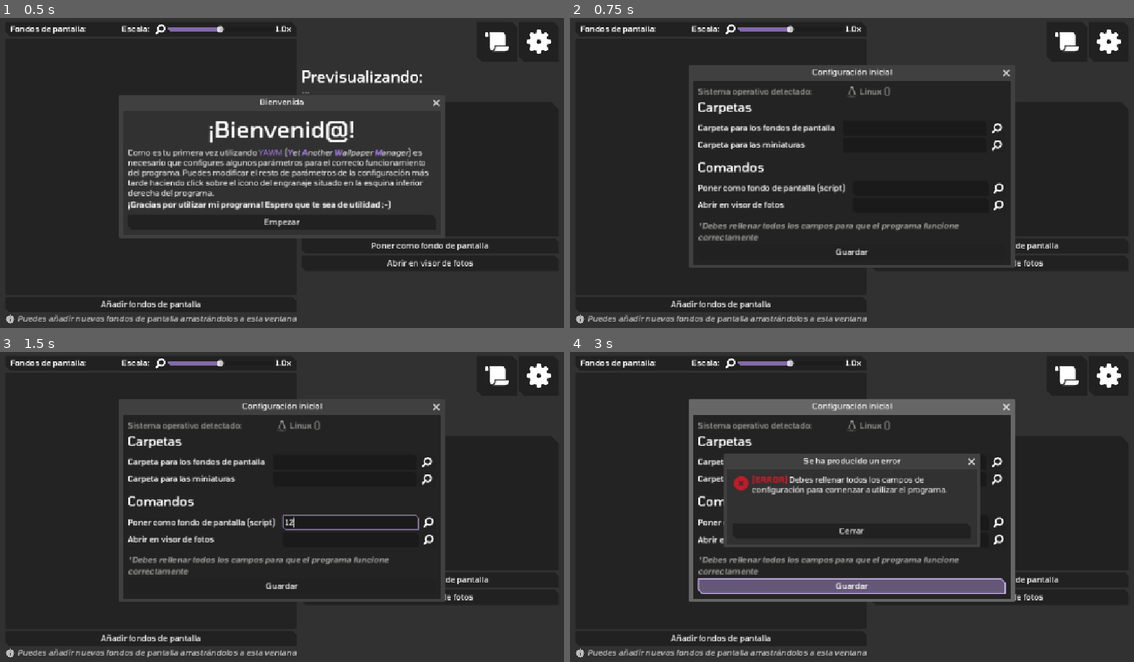
Above: before the commit, frames 1-4 (two rows, left to right).
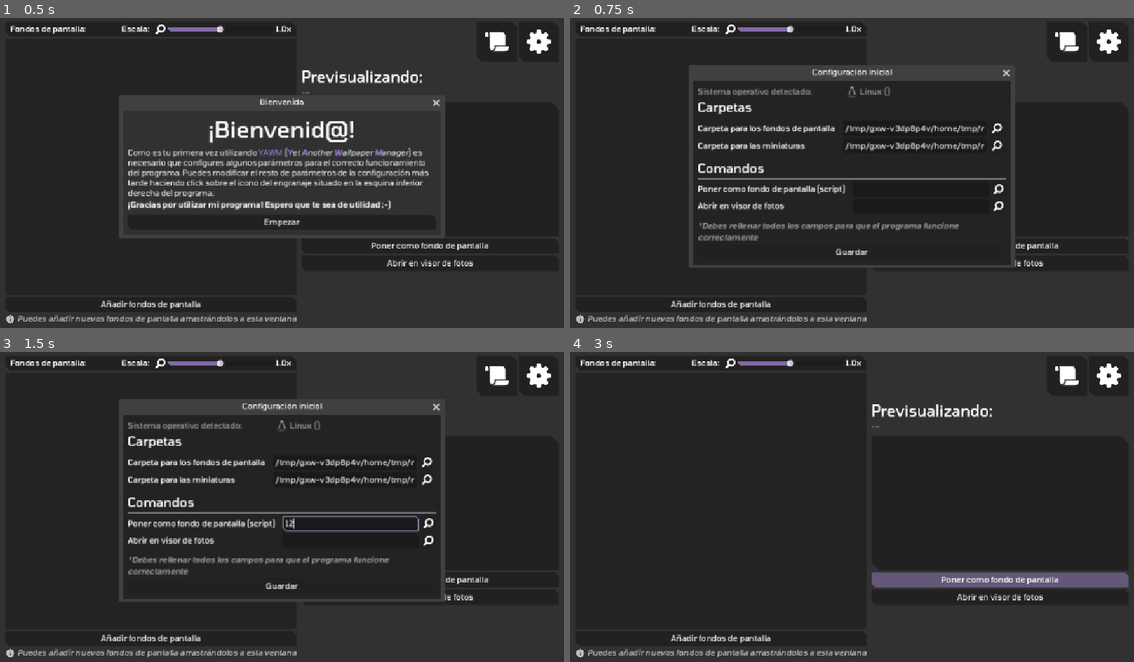
Above: after the commit, the same moments.

Repository: m0xn/yawm
Game: Godot game, scene res://scenes/Main.tscn
Same seed, same stepped clock (60 frames per second), same inputs: the game is played once before the commit and once after it.
Inputs (mouse positions are in pixels of both pictures, inside the frame that each line leads up to):
- Up to frame 1 (0.5 s): no input
- Up to frame 2 (0.75 s): click "Empezar" at 0.5 s
- Up to frame 3 (1.5 s): click (349, 522) at 1.27 s; type "12" at 1.35 s
- Up to frame 4 (3 s): click (919, 538) at 1.5 s; type "12" at 1.58 s; click "Añadir fondos de pantalla" at 2 s; click "Poner como fondo de pantalla" at 2.75 s

Frame 1 is identical in both runs. In frame 2, 2.3% of the frame differs, in the area x 22-78%, y 34-63%; in frame 3, 2.9%; in frame 4, 14%, in the area x 21-100%, y 15-81%.

Commit message:
Added default directories (on "user://") for each field
To make the program easier to use, it creates 3 folders matching
the three different fields that appear under the Directories section
on settings. Those can be overwritten for user-created directories.

Diff:
--- a/scripts/settings_panels/dir_section_controller.gd
+++ b/scripts/settings_panels/dir_section_controller.gd
@@ -16,9 +16,22 @@
 	return true
 
 func _ready() -> void:
-	$EnablePrvwProcessingCB.button_down.connect(func ():
-		$PrvwDirVBC.call("hide" if $PrvwDirVBC.visible else "show")
-		AppData.settings.set_value("dirs", "enable_prvw_processing", not AppData.settings.get_value("dirs", "enable_prvw_processing"))
+	%WpsDirLE.text = AppData.settings.get_value("dirs", "wps_dir")
+	%ThumbsDirLE.text = AppData.settings.get_value("dirs", "thumbs_dir")
+	%PrvwDirLE.text = AppData.settings.get_value("dirs", "prvw_dir")
+
+	for dir_name in ["wps_dir", "thumbs_dir", "prvw_dir"]:
+		if AppData.settings.get_value("dirs", dir_name) == "":
+			if not DirAccess.dir_exists_absolute("user://" + dir_name):
+				DirAccess.make_dir_absolute("user://" + dir_name)
+
+			var default_path = OS.get_user_data_dir().path_join(dir_name)
+			get_node("%%%sLE" % dir_name.to_pascal_case()).text = default_path
+			AppData.settings.set_value("dirs", dir_name, default_path)
+
+	$EnablePrvwProcessingCB.toggled.connect(func (toggled_on):
+		$PrvwDirVBC.call("show" if toggled_on else "hide")
+		AppData.settings.set_value("dirs", "enable_prvw_processing", toggled_on)
 		prvw_toggled.emit(AppData.settings.get_value("dirs", "enable_prvw_processing"))
 	)
 
@@ -40,10 +53,6 @@
 		var valid_dir = is_a_valid_dir(path, %PrvwDirLE)
 		AppData.settings.set_value("dirs", "prvw_dir", path if valid_dir else "")
 	)
-
-	%WpsDirLE.text = AppData.settings.get_value("dirs", "wps_dir")
-	%ThumbsDirLE.text = AppData.settings.get_value("dirs", "thumbs_dir")
-	%PrvwDirLE.text = AppData.settings.get_value("dirs", "prvw_dir")
 
 	$SearchDirFD.dir_selected.connect(load_dir_path)
 
